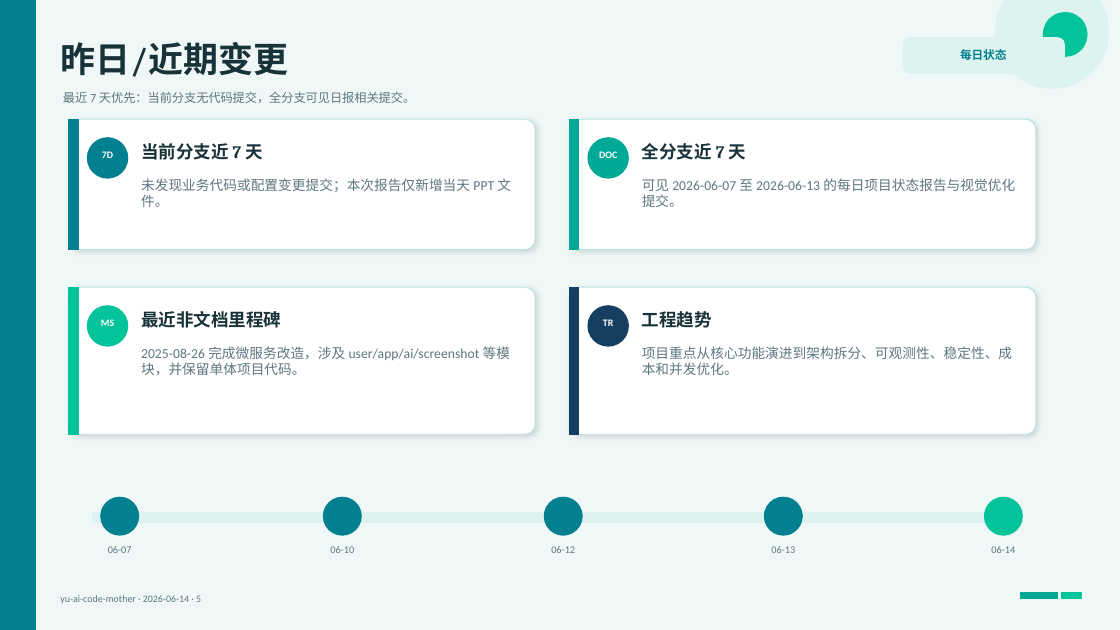
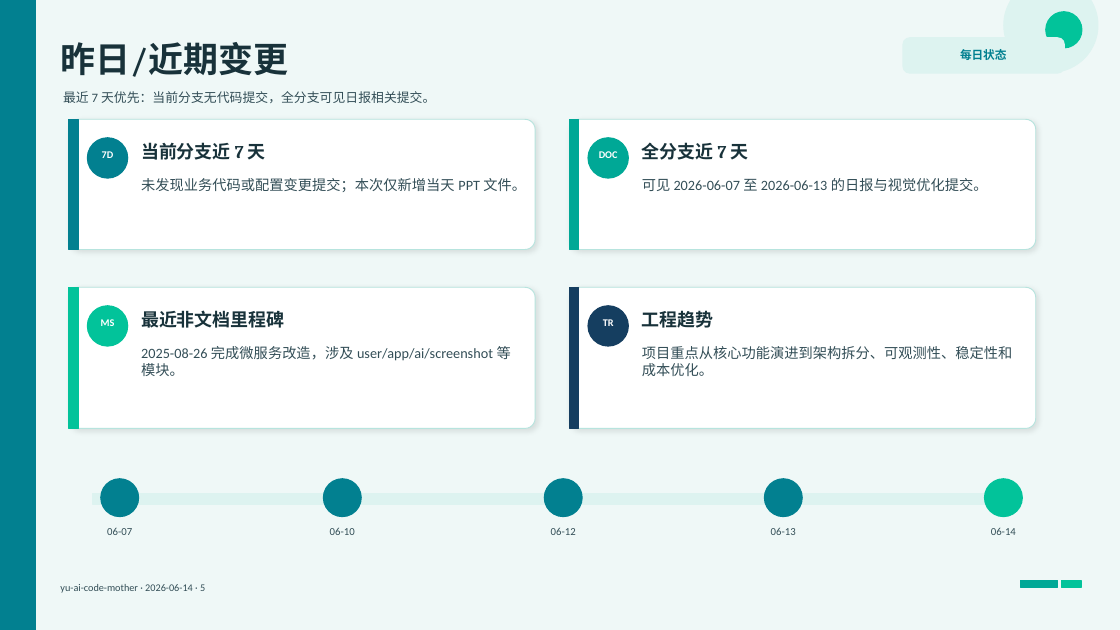
Before and after one commit to liyupi/yu-ai-code-mother, a slide deck: slide 6 of docs/reports/project-status-2026-06-14.pptx. Drawn at 1120x630 pixels with LibreOffice and Linux fonts; fonts in the diff are those of the drawing. Boxes give left, top, right and bottom in pixels: in the first picture for what was removed or moved away, otherwise in the second. Text is boxed around its words. In the diff, an @@ line names an element or a change of style, - is before the commit and + after.

```diff
--- a/docs/reports/project-status-2026-06-14.pptx
+++ b/docs/reports/project-status-2026-06-14.pptx
@@ ellipse: place and size @@
-ellipse at [996,0,1109,88]
+ellipse at [1004,0,1098,72]
@@ ellipse: place and size @@
-ellipse at [1044,13,1087,56]
+ellipse at [1046,12,1082,48]
@@ text "最近 7 天优先：当前分支无代码提交，全分支可见日报相关提交。" at [63,91,435,103]: size 10.5 to 11 pt, text colour #5E7680 to #334E57 @@
@@ rounded rectangle at [69,119,535,250]: shadow changed @@
@@ rounded rectangle at [570,119,1036,250]: shadow changed @@
@@ text at [141,178,526,192]: text changed; size 11.7 to 12.2 pt; text colour #5E7680 to #334E57 @@
-未发现业务代码或配置变更提交；本次报告仅新增当天 PPT 文件。
+未发现业务代码或配置变更提交；本次仅新增当天 PPT 文件。
@@ text at [642,178,988,191]: text changed; size 11.7 to 12.2 pt; text colour #5E7680 to #334E57 @@
-可见 2026-06-07 至 2026-06-13 的每日项目状态报告与视觉优化提交。
+可见 2026-06-07 至 2026-06-13 的日报与视觉优化提交。
@@ rounded rectangle: place and size @@
-rounded rectangle at [69,287,535,434]
+rounded rectangle at [69,287,535,429]
@@ rounded rectangle at [69,287,535,429]: shadow changed; proportions changed @@
@@ rectangle: place and size @@
-rectangle at [69,287,78,434]
+rectangle at [69,287,78,429]
@@ rounded rectangle at [570,287,1036,429]: shadow changed; proportions changed @@
@@ rounded rectangle: place and size @@
-rounded rectangle at [570,287,1036,434]
+rounded rectangle at [570,287,1036,429]
@@ rectangle: place and size @@
-rectangle at [570,287,579,434]
+rectangle at [570,287,579,429]
@@ size 8.5 to 8.8 pt in 3 elements at [599,151,618,158], [101,319,115,326], [603,319,614,326] @@
@@ size 15 to 15.4 pt in 4 elements at [141,142,266,160], [642,142,748,160], [141,310,284,328], [642,310,714,328] @@
@@ text at [141,346,511,376]: text changed; size 11.7 to 12.2 pt; text colour #5E7680 to #334E57 @@
-2025-08-26 完成微服务改造，涉及 user/app/ai/screenshot 等模块，并保留单体项目代码。
+2025-08-26 完成微服务改造，涉及 user/app/ai/screenshot 等模块。
@@ text at [642,346,1013,376]: text changed; size 11.7 to 12.2 pt; text colour #5E7680 to #334E57 @@
-项目重点从核心功能演进到架构拆分、可观测性、稳定性、成本和并发优化。
+项目重点从核心功能演进到架构拆分、可观测性、稳定性和成本优化。
@@ 5 texts, 5 ellipses, 1 rectangle: place and size @@
-5 texts, 5 ellipses, 1 rectangle at [92,497,1023,553]
+5 texts, 5 ellipses, 1 rectangle at [92,479,1023,535]
@@ size 8.8 to 9.2 pt, text colour #5E7680 to #334E57 in 5 elements at [107,528,132,535], [330,527,355,535], [551,527,576,535], [771,527,796,535], [991,528,1016,535] @@
@@ text "yu-ai-code-mother · 2026-06-14 · 5" at [60,584,205,593]: size 8.5 to 8.8 pt, text colour #5E7680 to #334E57 @@
@@ 2 rectangles, 1 text: place and size @@
-2 rectangles, 1 text at [60,592,1081,604]
+2 rectangles, 1 text at [60,581,1081,593]
```
Also in this commit, not shown: 11 other slides changed.
